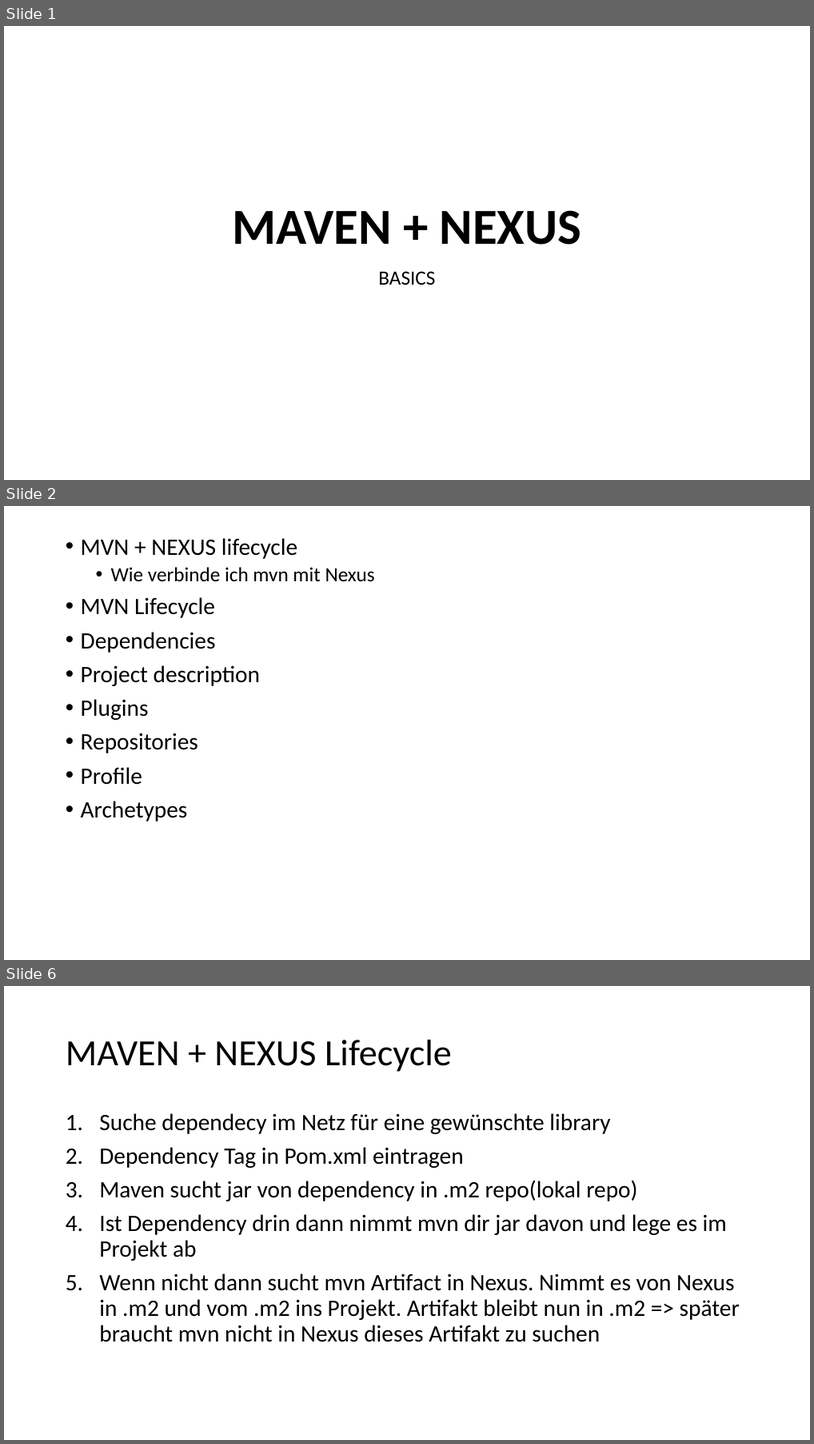
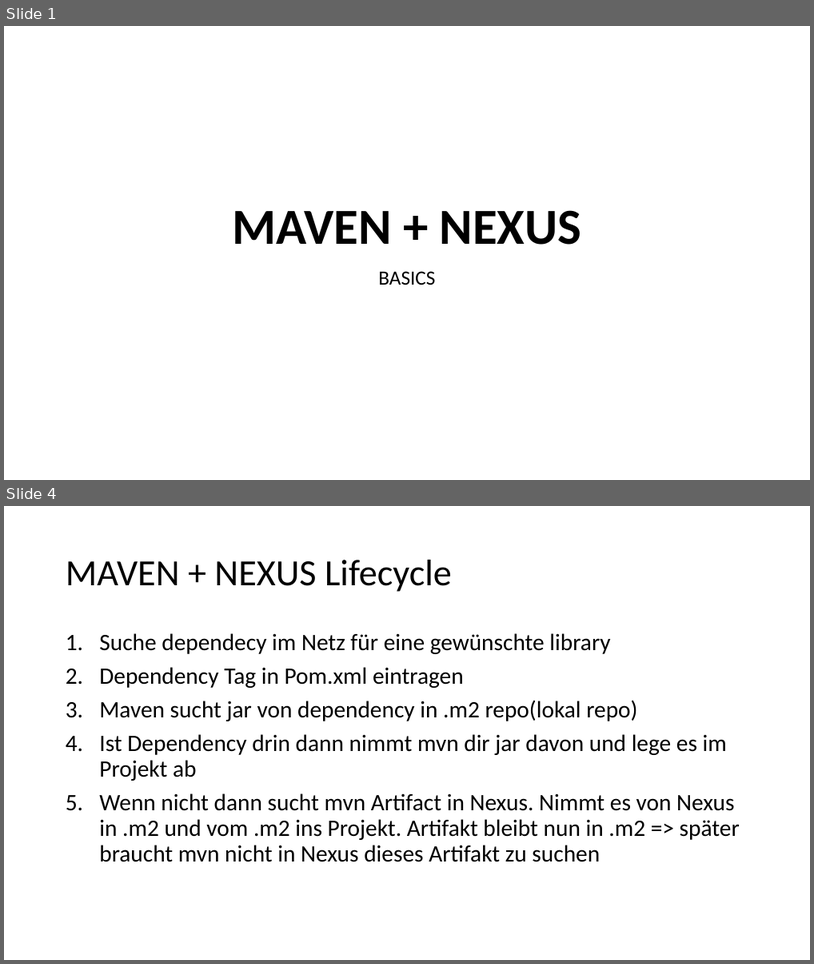
Before and after one commit to cedrica/schulung, a slide deck: MAVEN.pptx. Shown one above the other, each under a label of ours: slides 1, 2 and 6 before the commit, slides 1 and 4 after it; the slides between them are not shown. The pictures are 814x1444 and 814x964 pixels, drawn with LibreOffice and Linux fonts; fonts in the diff are those of the drawing. Boxes give left, top, right and bottom in pixels: in the first picture for what was removed or moved away, otherwise in the second. Text is boxed around its words. In the diff, an @@ line names an element or a change of style, - is before the commit and + after.

```diff
--- a/MAVEN.pptx
+++ b/MAVEN.pptx
@@ slide 2 removed at (4, 506, 810, 960), background #FFFFFF @@
@@ text removed at (81, 538, 375, 821) @@
-• MVN + NEXUS lifecycle
-  • Wie verbinde ich mvn mit Nexus
-• MVN Lifecycle
-• Dependencies
-• Project description
-• Plugins
-• Repositories
-• Profile
-• Archetypes
@@ what was slide 6 is now slide 4 @@
```
Also in this commit, not shown: 3 slides changed, 5 slides added, 3 other slides removed, 16 other files.
